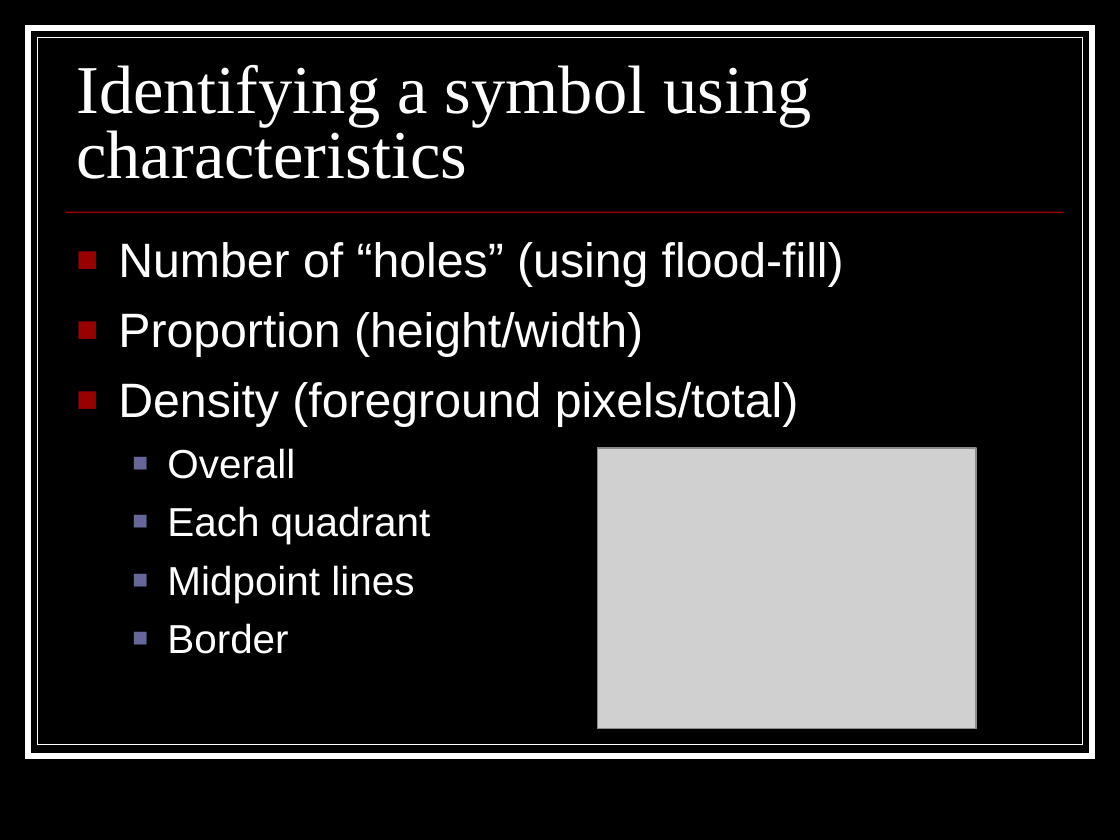
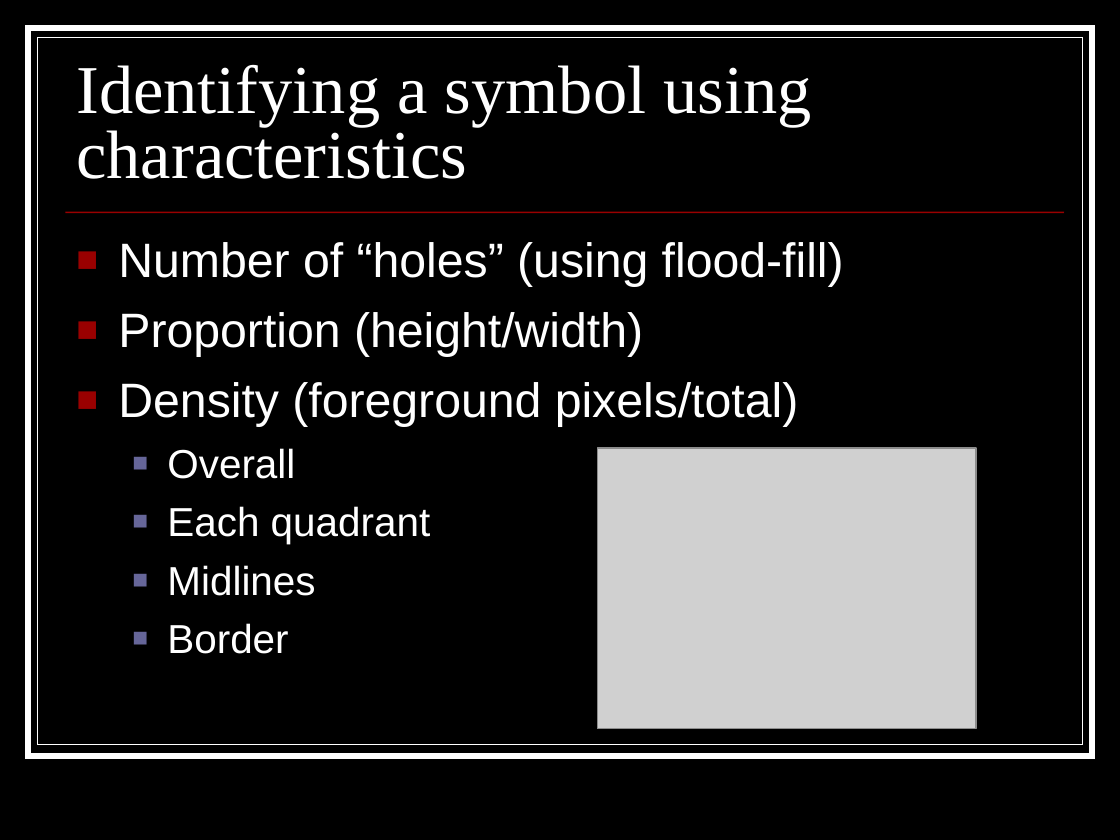
Before and after one commit to coyotebush/OCR, a slide deck: slide 5 of presentation/OCR.ppt. Drawn at 1120x840 pixels with LibreOffice and Linux fonts; fonts in the diff are those of the drawing; grey boxes stand for pictures. Boxes give left, top, right and bottom in pixels: in the first picture for what was removed or moved away, otherwise in the second. Text is boxed around its words. In the diff, an @@ line names an element or a change of style, - is before the commit and + after.

```diff
--- a/presentation/OCR.ppt
+++ b/presentation/OCR.ppt
@@ text at box(167, 565, 315, 596): text changed @@
-  ■ Midpoint lines
+  ■ Midlines
```
Also in this commit, not shown: 3 other slides changed, 1 slide added, 1 slide removed, 3 other files.
